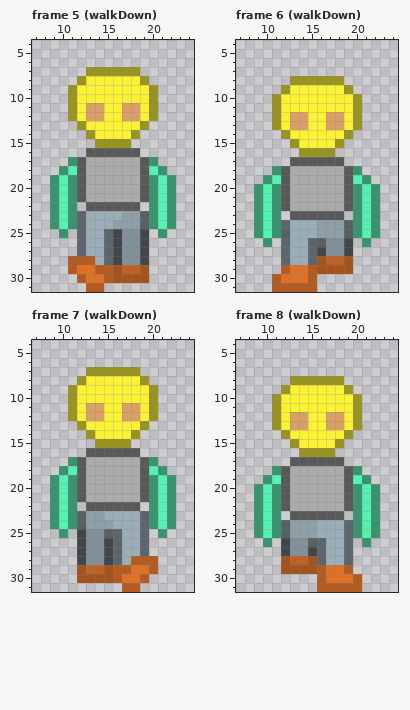
Two versions of one pixel-art file, mob/npcSprites/medium.aseprite. This is how it looked before the edit.
32x32 pixels, 24 frames. Colours within 5 levels of each other are drawn and written as one. Shown: frame 5 (walkDown): x 7..24, y 4..31; frame 6 (walkDown): x 7..24, y 4..31; frame 7 (walkDown): x 7..24, y 4..31; frame 8 (walkDown): x 7..24, y 4..31. The commit also changed other frames, which this record leaves out.
New version:
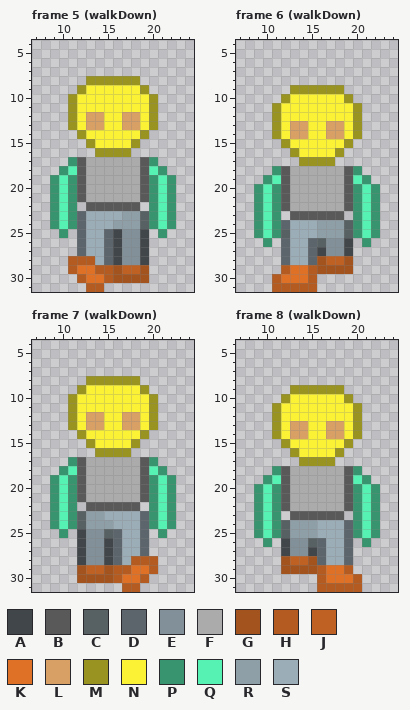
Palette (. is transparent): A #40464a  B #595959  C #576063  D #5b656b  E #829199  F #ababab  G #a3531d  H #b35b20  J #bf6122  K #df7126  L #d9a066  M #999322  N #fbf236  P #37946e  Q #56f2b3  R #8f9fa8  S #9badb7
Difference:
Changed rows in their new state; - is an unchanged pixel.
Frame 5 (walkDown):
first column x 11:
 7 --......--
 8 -.MMMMMM.-
 9 .M------M.
11 --NN--NN--
13 MNLL--LLNM
14 -MN----NM-
15 --MNNNNM--
16 --.MMMM.--
Frame 6 (walkDown):
first column x 11:
 8 --......--
 9 -.MMMMMM.-
10 .M------M.
12 --NN--NN--
14 MNLL--LLNM
15 -MN----NM-
16 --MNNNNM--
17 --.MMMM.--
Frame 7 (walkDown): the same change as frame 5 (walkDown)
Frame 8 (walkDown): the same change as frame 6 (walkDown)
